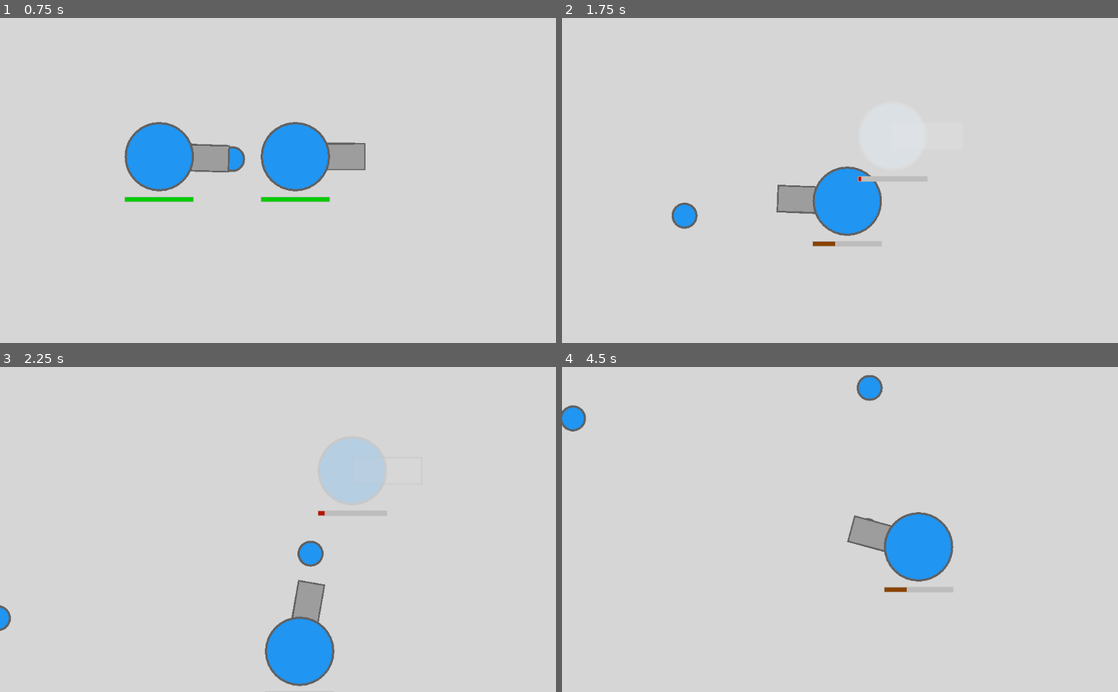
Above: before the commit, frames 1-4 (two rows, left to right).
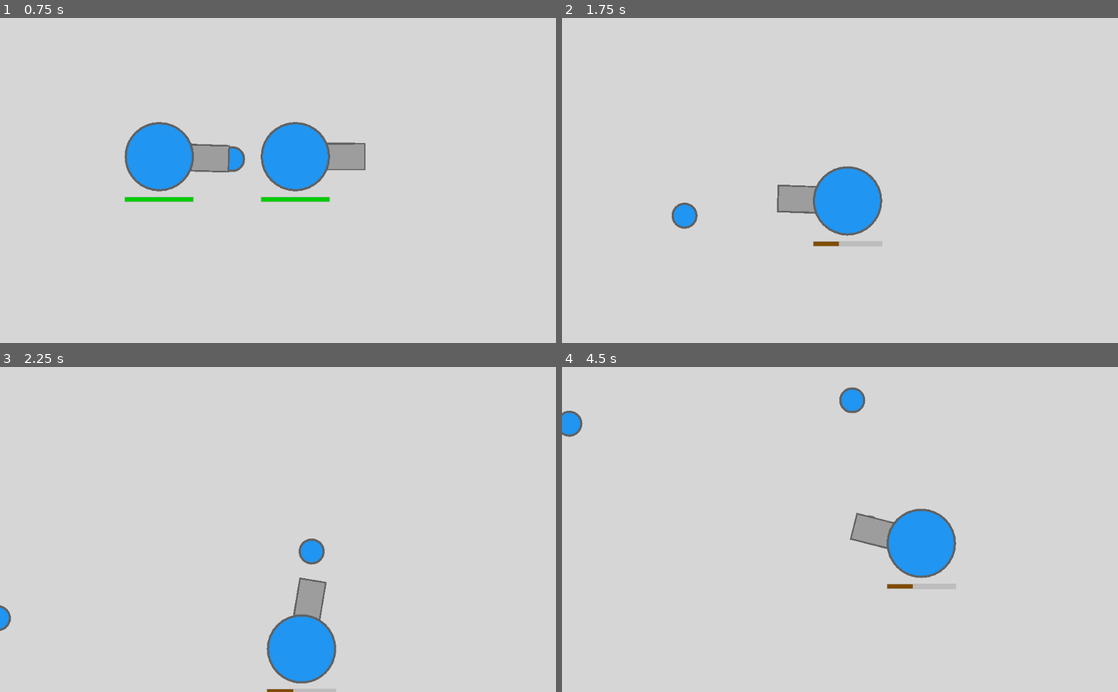
Above: after the commit, the same moments.

Repository: marianopolis-ai/Automatank
Game: Godot game, scene res://TestWorld.tscn
Same seed, same stepped clock (60 frames per second), same inputs: the game is played once before the commit and once after it. The project has no main scene, so this scene is started directly.
Inputs (mouse positions are in pixels of both pictures, inside the frame that each line leads up to):
- Up to frame 1 (0.75 s): tap Enter at 0.5 s; move the mouse to (400, 164) at 0.52 s; hold D (right) from 0.53 s (still down); click (400, 164) at 0.6 s
- Up to frame 2 (1.75 s): move the mouse to (728, 196) at 1.27 s; release D (right) at 1.28 s; hold S (down) from 1.28 s (still down); click (728, 196) at 1.35 s
- Up to frame 3 (2.25 s): move the mouse to (333, 458) at 2.02 s; release S (down) at 2.03 s; hold D (right) from 2.03 s (still down); click (333, 458) at 2.1 s
- Up to frame 4 (4.5 s): move the mouse to (812, 594) at 2.77 s; release D (right) at 2.78 s; hold W (up) 2.78-3.53 s; click (812, 594) at 2.85 s; move the mouse to (1006, 578) at 3.52 s; hold A (left) from 3.53 s (still down); click (1006, 578) at 3.6 s; move the mouse to (673, 480) at 4.27 s; click (673, 480) at 4.35 s

Frame 1 is identical in both runs. In frame 2, 0.3% of the frame differs, in the area x 38-66%, y 45-71%; in frame 3, 2.9%, in the area x 47-70%, y 21-100%; in frame 4, 1.9%.

Commit message:
Significantly reduced regen from the testing value to a regular value.

Diff:
--- a/scripts/Tank.gd
+++ b/scripts/Tank.gd
@@ -16,7 +16,7 @@
 var tank_max_health: float = 100.0
 # Regeneration of the tank's health per second.
 # TODO: allow upgrades for regen
-var regen: float = 15.0
+var regen: float = 2.0
 
 
 # --------- Appearance ---------
